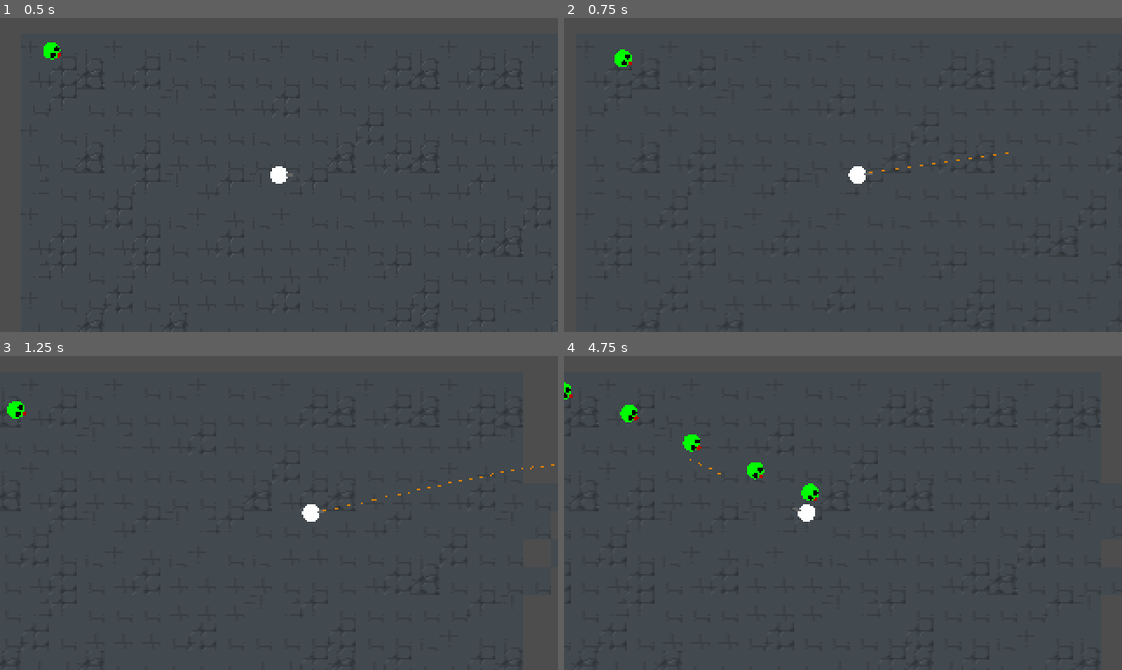
Above: before the commit, frames 1-4 (two rows, left to right).
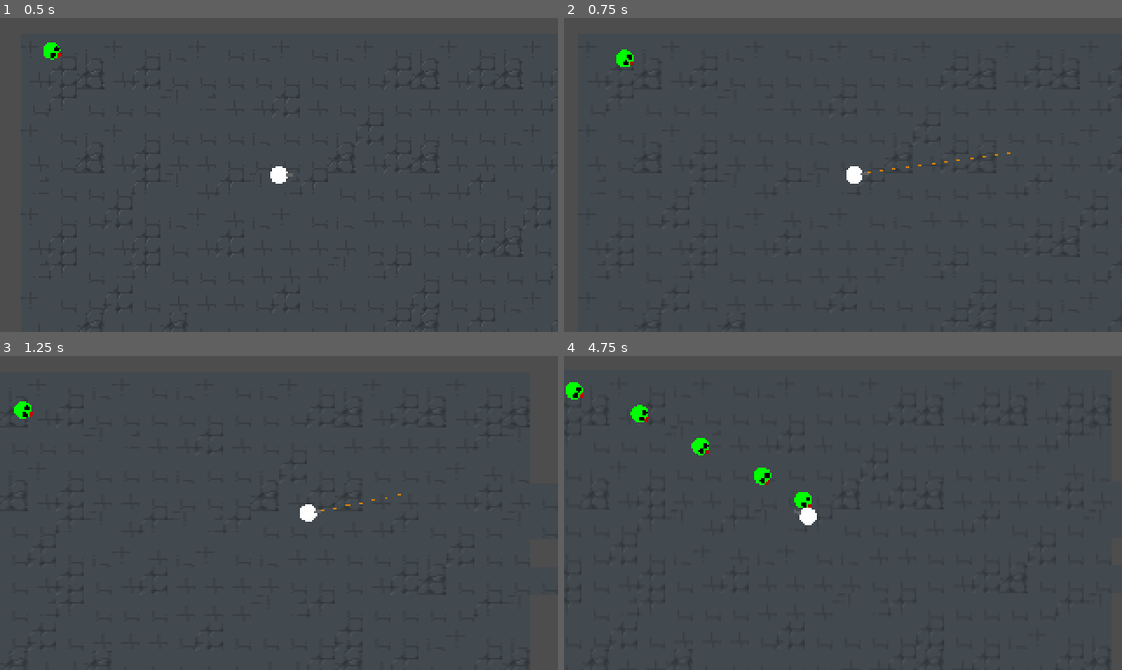
Above: after the commit, the same moments.

Repository: Spookyinator/TroglodyteCSGame
Game: Godot game, scene res://World/level.tscn
The game is run twice, just before and just after one commit, with the same random seed, the same clock (stepped at 60 frames per second) and the same inputs. The project has no main scene, so this scene is started directly.
Inputs (mouse positions are in pixels of both pictures, inside the frame that each line leads up to):
- Up to frame 1 (0.5 s): no input
- Up to frame 2 (0.75 s): move the mouse to (965, 159) at 0.52 s; press the mouse at (965, 159) at 0.53 s; hold D (Right) from 0.53 s (still down)
- Up to frame 3 (1.25 s): keep holding D (Right); tap Shift (slide) at 0.8 s
- Up to frame 4 (4.75 s): move the mouse to (731, 528) at 1.27 s; release D (Right) at 1.28 s; release the mouse at (731, 528) at 1.28 s; hold S (Down) 1.28-2.03 s; tap Shift (slide) at 1.35, 2.3, 2.85, 3.8, 4.35 s; click (731, 528) at 1.55 s; move the mouse to (898, 443) at 2.02 s; press the mouse at (898, 443) at 2.03 s; hold D (Right) 2.03-2.78 s; move the mouse to (815, 575) at 2.77 s; release the mouse at (815, 575) at 2.78 s; hold W (Up) 2.78-3.53 s; click (815, 575) at 3.05 s; move the mouse to (1010, 560) at 3.52 s; press the mouse at (1010, 560) at 3.53 s; hold A (Left) from 3.53 s (still down); move the mouse to (675, 465) at 4.27 s; release the mouse at (675, 465) at 4.28 s; click (675, 465) at 4.55 s

Frame 1 is identical in both runs. In frame 2, 0.2% of the frame differs, in the area x 9-80%, y 10-53%; in frame 3, 0.4%; in frame 4, 1.2%, in the area x 0-99%, y 8-100%.

Commit message:
bettering

Diff:
--- a/CSPGame/Player/player.gd
+++ b/CSPGame/Player/player.gd
@@ -4,6 +4,7 @@
 const SPEED = 65.0
 const slideSPEED = 130.0
 const bullet_speed = 500.0
+const shooting_speed = 50.0
 
 enum STATE {MOVE, SLIDE, SHOOT}
 
@@ -20,10 +21,6 @@
 	var directionx = Input.get_action_strength("Right") - Input.get_action_strength("Left")
 	var directiony = Input.get_action_strength("Down") - Input.get_action_strength("Up")
 
-	if Input.is_action_just_pressed("slide"):
-		_state = STATE.SLIDE
-		$SlideTimer.start()
-
 	if shooting and sliding == false:
 		_state = STATE.MOVE
 
@@ -37,12 +34,38 @@
 		else:
 			velocity.y = lerp(SPEED, 0.0, 1.0)
 
+	if Input.is_action_pressed("shoot") and sliding == false:
+		shooting = true
+		shoot()
+	else:
+		shooting = false
+
+	if shooting == true:
+		_state = STATE.SHOOT
+
+	if _state == STATE.SHOOT:
+		print("yes")
+		if directionx:
+			velocity.x = shooting_speed * directionx
+		else:
+			velocity.x = lerp(shooting_speed, 0.0, 1.0)
+		if directiony:
+			velocity.y = shooting_speed * directiony
+		else:
+			velocity.y = lerp(shooting_speed, 0.0, 1.0)
+
+	if Input.is_action_just_pressed("slide"):
+		_state = STATE.SLIDE
+		$SlideTimer.start()
+		set_process_unhandled_input(false)
+
 	if _state == STATE.SLIDE:
+		sliding = true
 		if directionx:
 			velocity.x = slideSPEED * directionx
+		if directiony:
+			velocity.y = slideSPEED * directiony
 
-	if Input.is_action_pressed("shoot"):
-		shoot()
 
 	look_at(get_global_mouse_position())
 	move_and_slide()
@@ -57,3 +80,4 @@
 
 func _on_slide_timer_timeout():
 	_state = STATE.MOVE
+	sliding = false
